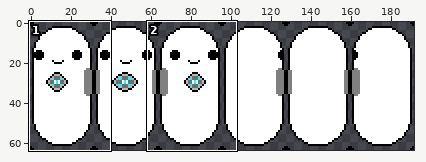
Sprite sheet: assets/PlayerSprite.png. The first picture is a wide view before the edit; the outline marks the close-up.
Close-up. As it was:
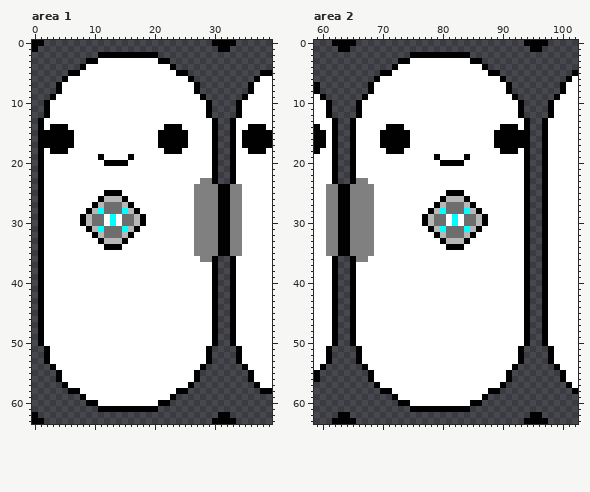
The file is 192x64 pixels. Colours within 5 levels of each other are drawn and written as one. Shown: area 1: x 0..39, y 0..63; area 2: x 59..102, y 0..63. The commit also changed other parts of the picture, which this record leaves out.
Now the later version:
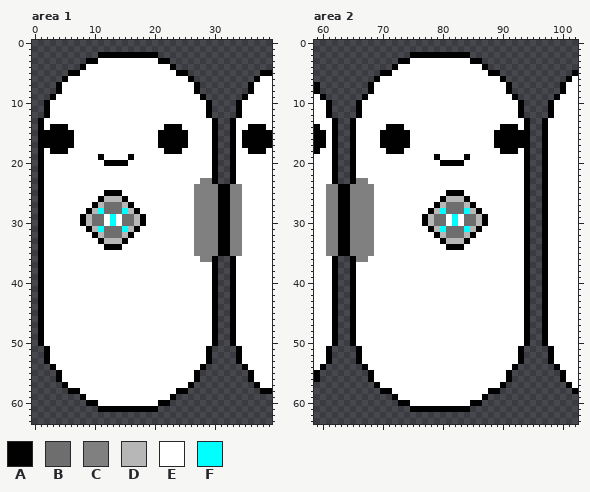
Palette (. is transparent): A #010101  B #6e6e6e  C #808080  D #b7b7b7  E #ffffff  F #00ffff
Diff:
--- area 1
@@ x 0..39 @@
- 0 AA............................AAAA......
- 1 A..............................AA.......
+ 0 ........................................
+ 1 ........................................
  2 ...........AAAAAAAAAA...................
@@ x 0..39 @@
 61 ...........AAAAAAAAAA...................
-62 A..............................AA.......
-63 AA............................AAAA......
+62 ........................................
+63 ........................................
--- area 2
@@ x 59..102 @@
- 0 ...AAAA............................AAAA.....
- 1 ....AA..............................AA......
+ 0 ............................................
+ 1 ............................................
  2 ................AAAAAAAAAA..................
@@ x 59..102 @@
 61 ................AAAAAAAAAA..................
-62 ....AA..............................AA......
-63 ...AAAA............................AAAA.....
+62 ............................................
+63 ............................................
